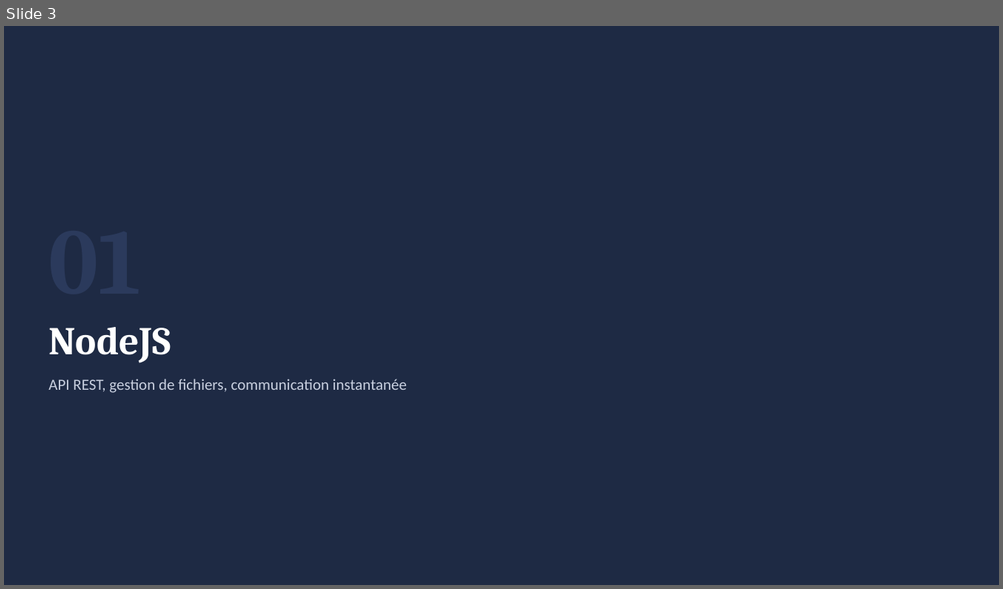
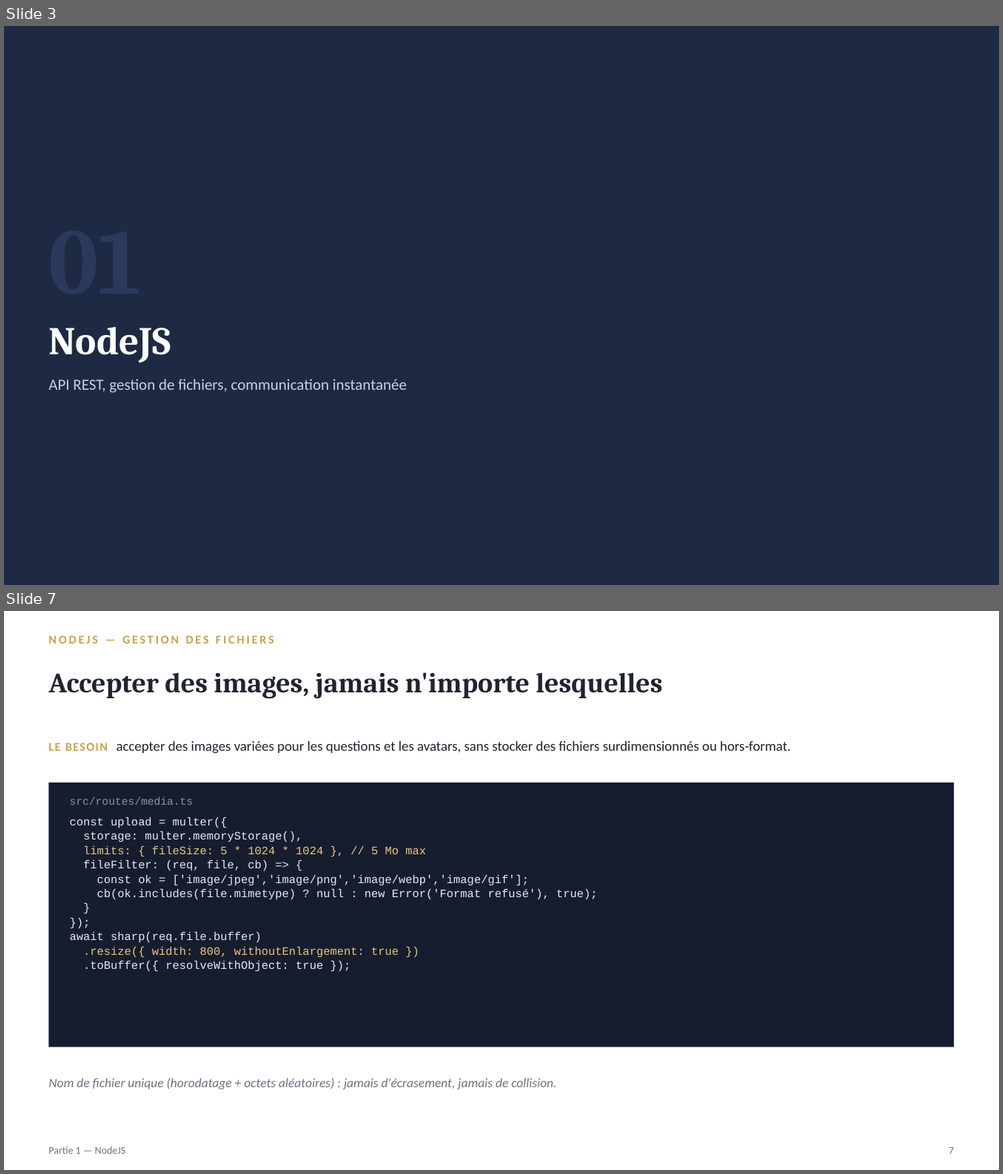
Before and after one commit to phasna/Quiz, a slide deck: quiz_soutenance.pptx. Shown one above the other, each under a label of ours: slide 3 before the commit, slides 3 and 7 after it; the slides between them are not shown. The pictures are 1003x589 and 1003x1174 pixels, drawn with LibreOffice and Linux fonts; fonts in the diff are those of the drawing. Boxes give left, top, right and bottom in pixels: in the first picture for what was removed or moved away, otherwise in the second. Text is boxed around its words. In the diff, an @@ line names an element or a change of style, - is before the commit and + after.

```diff
--- a/quiz_soutenance.pptx
+++ b/quiz_soutenance.pptx
@@ slide 7 added at (4,611,999,1170), background #FFFFFF @@
@@ text added at (48,635,274,644), 11.5 pt, text #C9A24B, bold @@
+NODEJS — GESTION DES FICHIERS
@@ text added at (48,672,662,699), 27 pt, text #1F2430, bold @@
+Accepter des images, jamais n'importe lesquelles
@@ text added at (48,741,791,754), 13.5 pt, text #1F2430 @@
+LE BESOIN accepter des images variées pour les questions et les avatars, sans stocker des fichiers surdimensionnés ou hors-format.
@@ rectangle added at (48,783,954,1048), fill #161D2E @@
@@ text added at (70,797,193,805), 10.5 pt, text #8891A8 @@
+src/routes/media.ts
@@ text added at (70,817,597,971), 11 pt, text #E7EAF2 @@
+const upload = multer({
+storage: multer.memoryStorage(),
+limits: { fileSize: 5 * 1024 * 1024 }, // 5 Mo max
+fileFilter: (req, file, cb) => {
+const ok = ['image/jpeg','image/png','image/webp','image/gif'];
+cb(ok.includes(file.mimetype) ? null : new Error('Format refusé'), true);
+}
+});
+await sharp(req.file.buffer)
+.resize({ width: 800, withoutEnlargement: true })
+.toBuffer({ resolveWithObject: true });
@@ text added at (48,1078,556,1090), 12.5 pt, text #6B7280, italic @@
+Nom de fichier unique (horodatage + octets aléatoires) : jamais d'écrasement, jamais de collision.
@@ text added at (48,1147,126,1154), 10 pt, text #6B7280 @@
+Partie 1 — NodeJS
@@ text added at (948,1147,953,1154), 10 pt, text #6B7280 @@
+7
```
Also in this commit, not shown: 7 slides changed, 8 other slides added, 3 slides removed, 2 other files.
